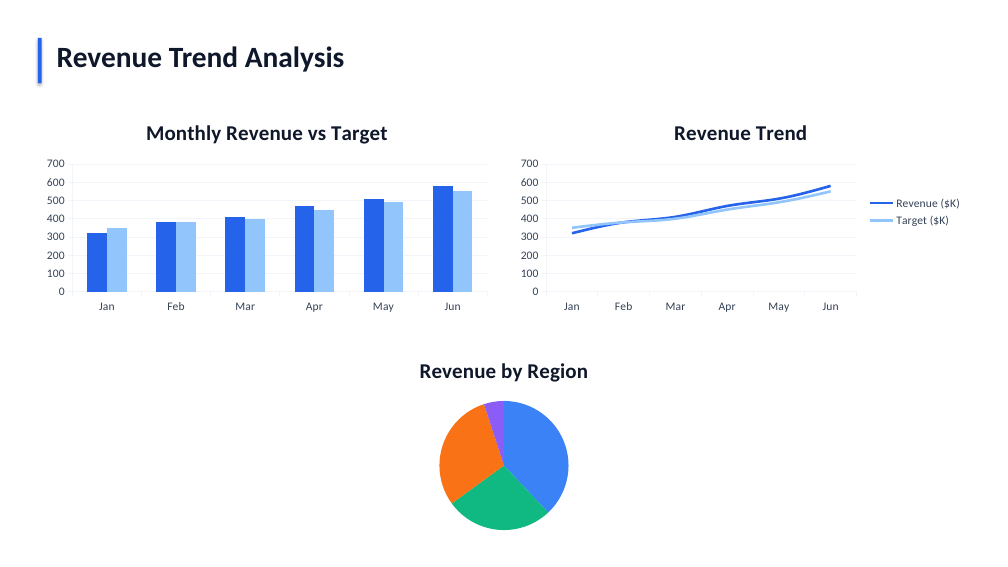
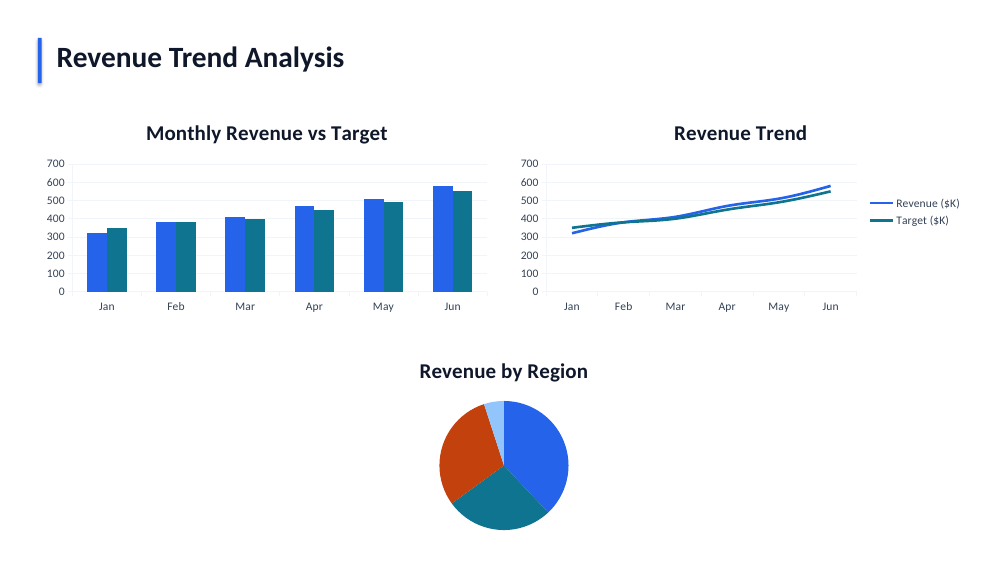
Before and after one commit to lhuasheng/PowerpointComponents, a slide deck: slide 4 of examples/demo_light.pptx. Drawn at 1008x567 pixels with LibreOffice and Linux fonts; fonts in the diff are those of the drawing. Boxes give left, top, right and bottom in pixels: in the first picture for what was removed or moved away, otherwise in the second. Text is boxed around its words. In the diff, an @@ line names an element or a change of style, - is before the commit and + after.

```diff
--- a/examples/demo_light.pptx
+++ b/examples/demo_light.pptx
@@ column chart at [38, 106, 497, 318] @@
@@ colour of Series 2 #93C5FD to #0E7490 @@
@@ line chart at [512, 106, 971, 318] @@
@@ colour of Target ($K) #93C5FD to #0E7490 @@
@@ pie chart at [38, 344, 970, 541] @@
@@ colours of single points changed @@
```
Also in this commit, not shown: 3 other slides changed, 59 other files.
